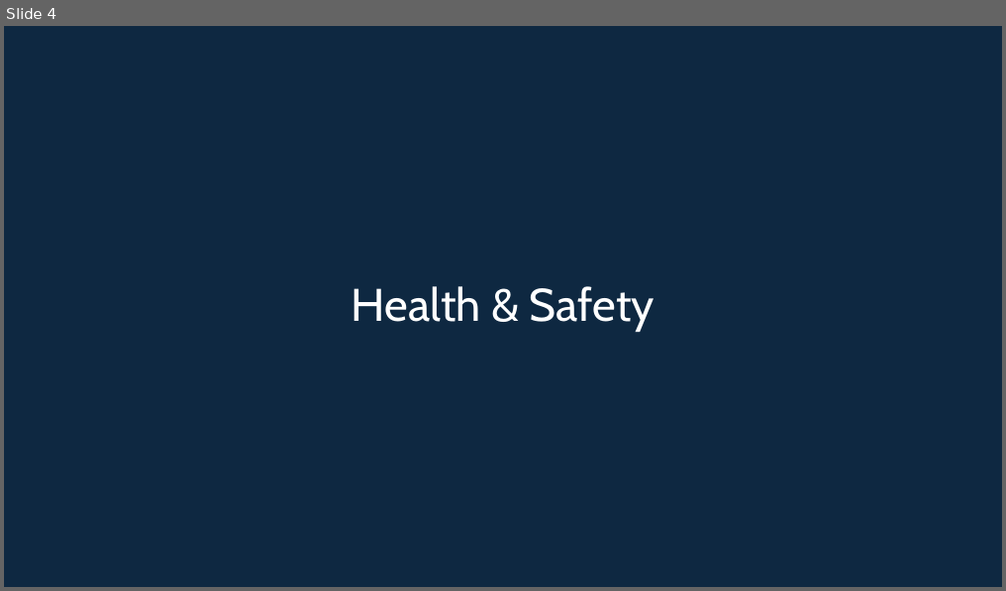
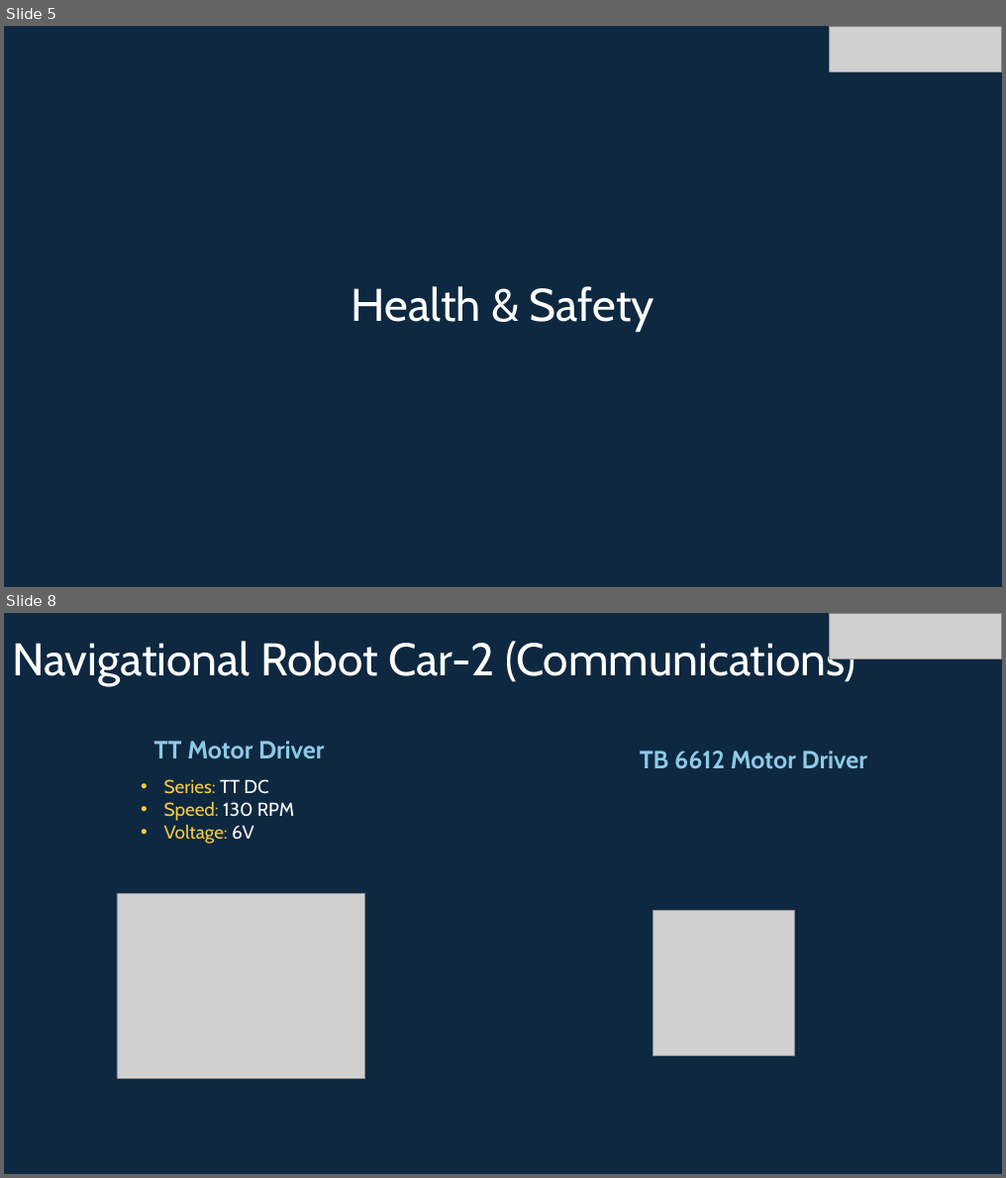
Before and after one commit to info-zas/Training, a slide deck: GPREC/05_Navigational_Robot_Car-2-Comms/ZASRobotics_Car-2.pptx. Shown one above the other, each under a label of ours: slide 4 before the commit, slides 5 and 8 after it; the slides between them are not shown. The pictures are 1006x591 and 1006x1178 pixels, drawn with LibreOffice and Linux fonts; fonts in the diff are those of the drawing; grey boxes stand for pictures. Boxes give left, top, right and bottom in pixels: in the first picture for what was removed or moved away, otherwise in the second. Text is boxed around its words. In the diff, an @@ line names an element or a change of style, - is before the commit and + after.

```diff
--- a/GPREC/05_Navigational_Robot_Car-2-Comms/ZASRobotics_Car-2.pptx
+++ b/GPREC/05_Navigational_Robot_Car-2-Comms/ZASRobotics_Car-2.pptx
@@ slide 8 added at (4,613,1002,1174), background #0E2841 @@
@@ title added at (12,637,855,686), 44 pt, text #FFFFFF @@
+Navigational Robot Car-2 (Communications)
@@ picture added at (829,613,1001,660) @@
@@ text added at (154,741,325,759), 24 pt, text #8ECAE6, bold @@
+TT Motor Driver
@@ text added at (640,751,868,769), 24 pt, text #8ECAE6, bold @@
+TB 6612 Motor Driver
@@ text added at (164,779,294,844), 18 pt, text #F9CB40 @@
+• Series: TT DC
+• Speed: 130 RPM
+• Voltage: 6V
@@ picture added at (117,894,364,1078) @@
@@ picture added at (653,911,795,1056) @@
@@ what was slide 4 is now slide 5 @@
@@ slide 5 changed as well @@
@@ picture added at (829,26,1001,73) @@
```
Also in this commit, not shown: 7 other slides changed, 8 other slides added, 4 slides removed.
